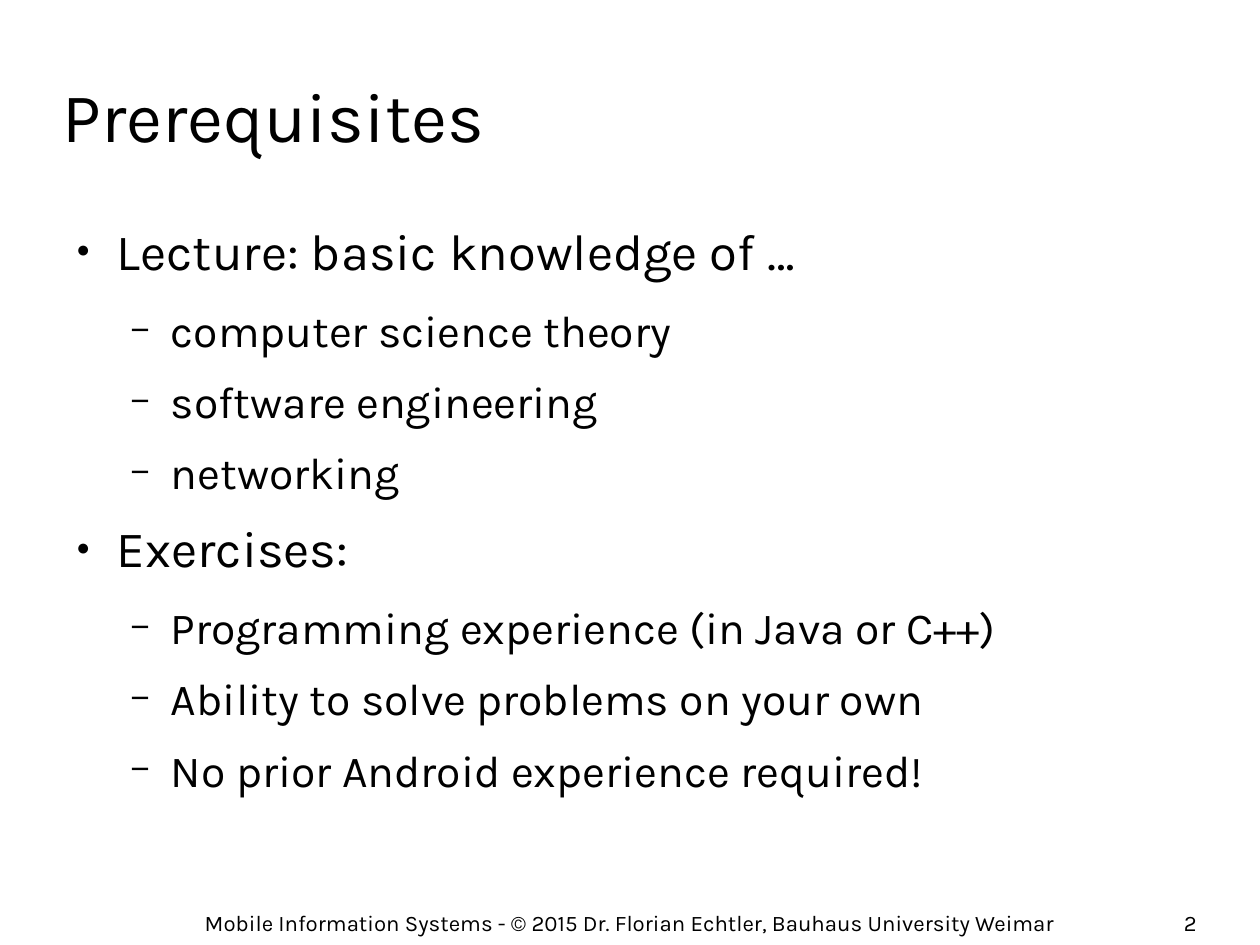
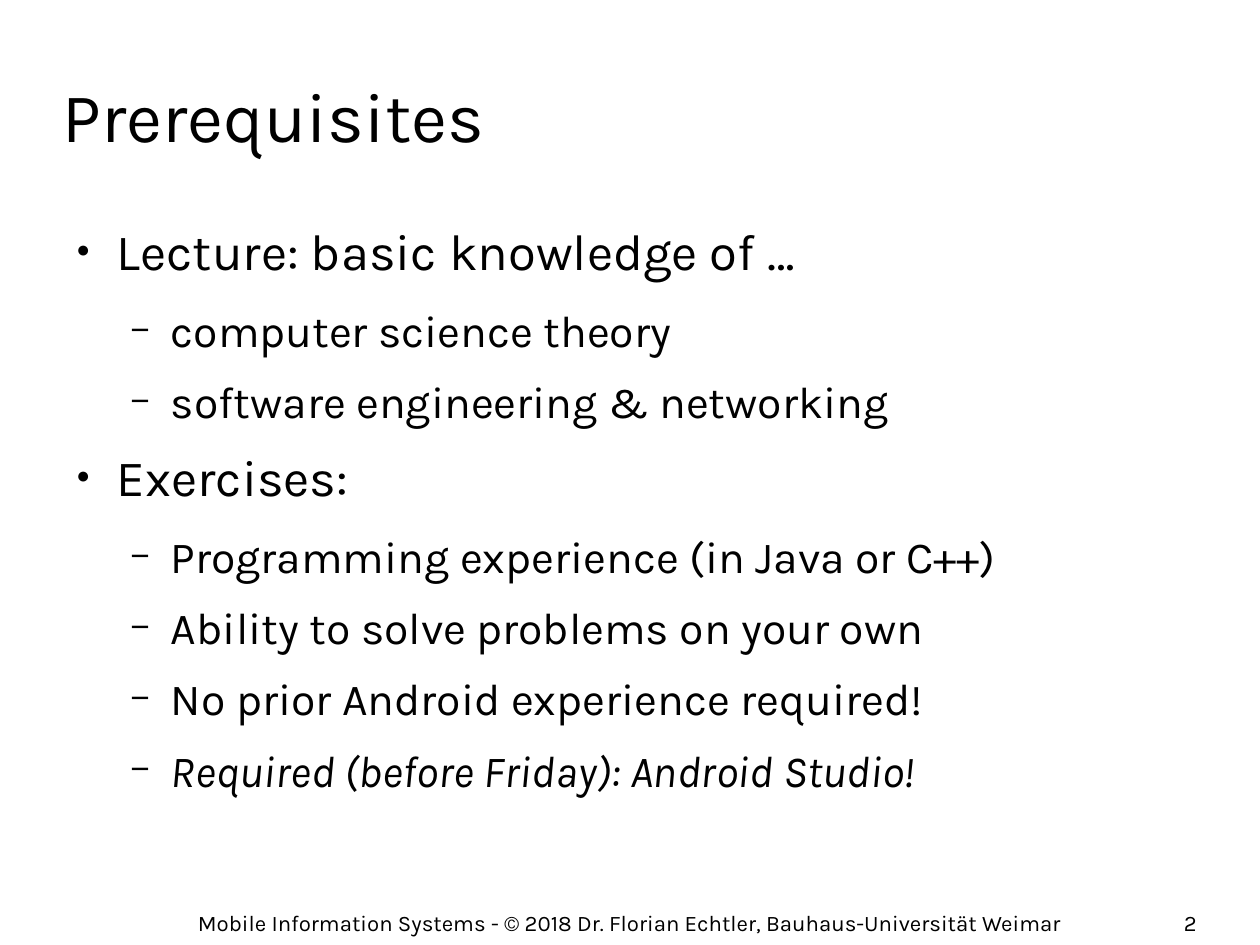
Before and after one commit to floe/mobile-information-systems, a slide deck: slide 2 of 01-introduction-basics.odp. Drawn at 1260x945 pixels with LibreOffice and Linux fonts; fonts in the diff are those of the drawing; background and template pictures are left out. Boxes give left, top, right and bottom in pixels: in the first picture for what was removed or moved away, otherwise in the second. Text is boxed around its words. In the diff, an @@ line names an element or a change of style, - is before the commit and + after.

```diff
--- a/01-introduction-basics.odp
+++ b/01-introduction-basics.odp
@@ text at (171, 387, 888, 429): text changed @@
-  − software engineering
-  − networking
+  − software engineering & networking
@@ text at (171, 755, 915, 798): paragraph added @@
+  − Required (before Friday): Android Studio!
@@ text at (198, 915, 1060, 937): text changed @@
-Mobile Information Systems - © 2015 Dr. Florian Echtler, Bauhaus University Weimar
+Mobile Information Systems - © 2018 Dr. Florian Echtler, Bauhaus-Universität Weimar
```
Also in this commit, not shown: 31 other slides changed, 1 slide added, 1 slide removed, 2 other files.
